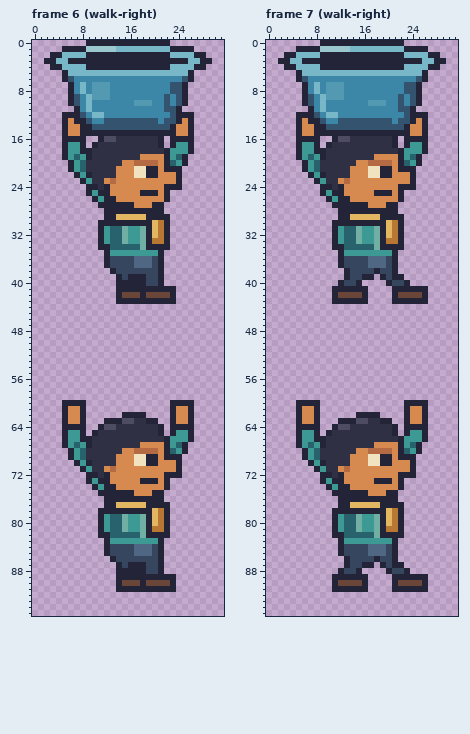
Two states of a pixel-art file, BillusBucket/Assets/Sources/billu-carry.aseprite. Above: the version before the commit.
32x96 pixels, 24 frames. Shown: frame 6 (walk-right), frame 7 (walk-right). The commit also changed other frames, which this record leaves out.
Now the later version:
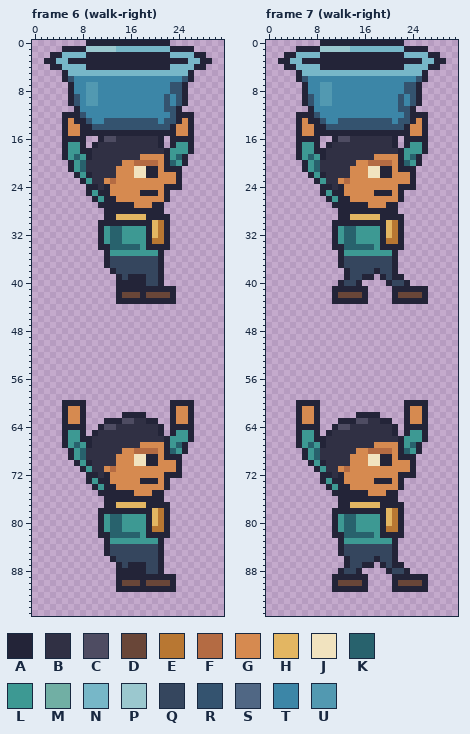
Palette (. is transparent): A #232438  B #303044  C #4e4c62  D #694638  E #b87732  F #b46b43  G #d68a50  H #e3b662  J #f1e3bf  K #28626d  L #3d9993  M #71afa4  N #77b7c8  P #9bc8cf  Q #35465e  R #34536f  S #506784  T #3c86a7  U #5299b1
Difference:
Frame 6 (walk-right):
y 7..8: x 8..9 NT -> TU; x 11..12 UU -> TT
y 9: x 9 N -> U; x 11..12 UU -> TT
y 10: x 9..10 NT -> UU; x 17..19 UUU -> TTT
y 11: x 9 N -> T
y 12: x 10..11 NN -> TT
y 31..33: x 15 M -> L; x 18 M -> L
y 34: x 18 M -> L
y 36..37: x 17..19 SSS -> QQQ
y 79..81: x 15 M -> L; x 18 M -> L
y 82: x 18 M -> L
y 84..85: x 17..19 SSS -> QQQ
Frame 7 (walk-right): the same change as frame 6 (walk-right)
Pixel boxes of the changes (left, top, right, bottom) in both pictures:
changed: (80, 82, 152, 118)
changed: (122, 226, 152, 268)
changed: (122, 514, 152, 556)
changed: (314, 82, 386, 118)
changed: (356, 226, 386, 268)
changed: (356, 514, 386, 556)
